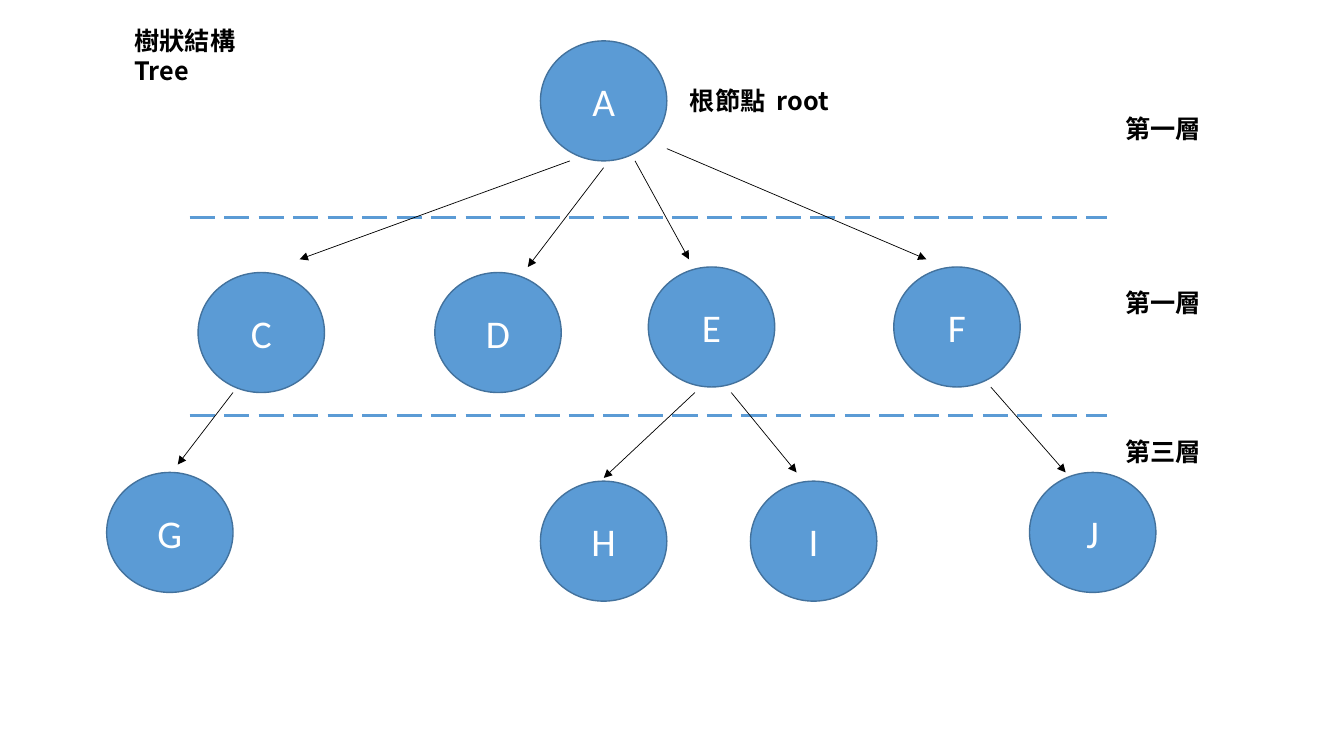
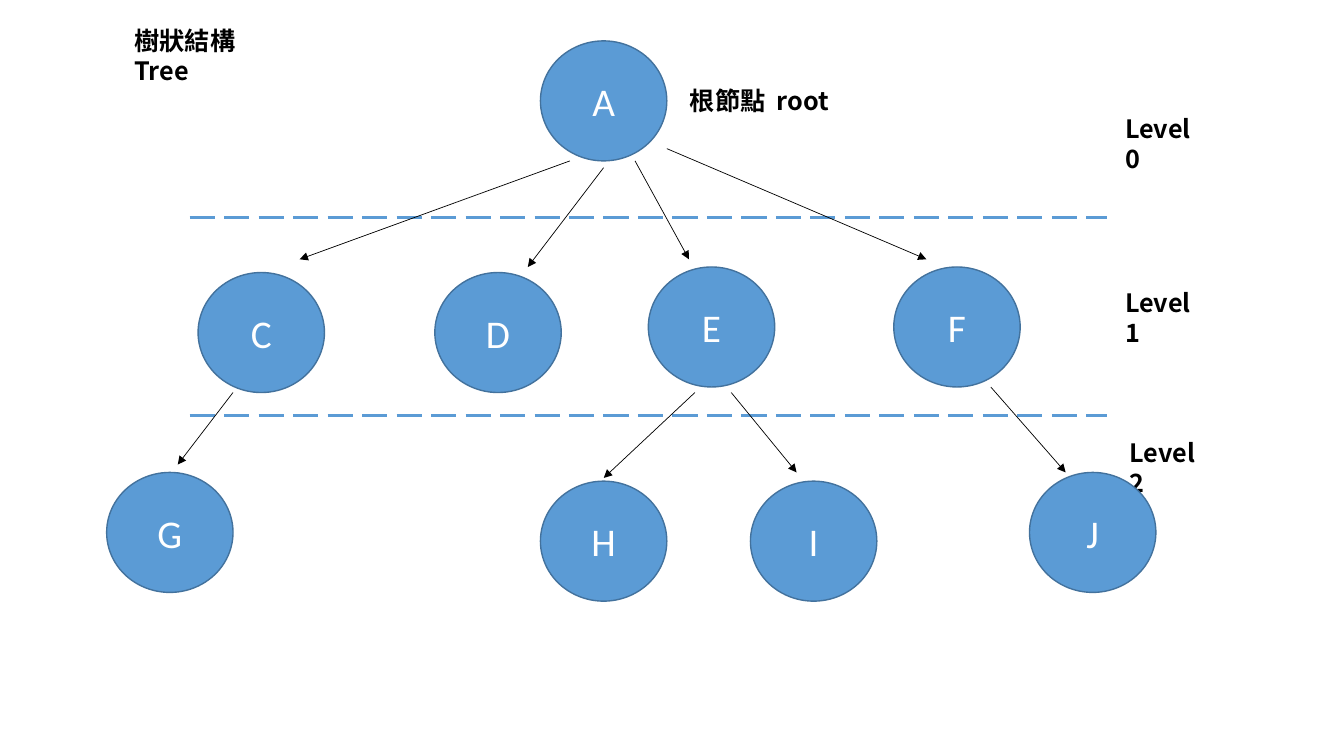
Before and after one commit to chwang12341/LeetCode-Learning, a slide deck: slide 1 of binary_tree/picture.pptx. Drawn at 1344x756 pixels with LibreOffice and Linux fonts; fonts in the diff are those of the drawing. Boxes give left, top, right and bottom in pixels: in the first picture for what was removed or moved away, otherwise in the second. Text is boxed around its words. In the diff, an @@ line names an element or a change of style, - is before the commit and + after.

```diff
--- a/binary_tree/picture.pptx
+++ b/binary_tree/picture.pptx
@@ text at <box>1125,118,1191,169</box>: text changed @@
-第一層
+Level 0
@@ text at <box>1125,292,1191,342</box>: text changed @@
-第一層
+Level 1
@@ text at <box>1129,442,1195,499</box>: text changed @@
-第三層
+Level 2
```
Also in this commit, not shown: 3 slides added, 10 other files.
